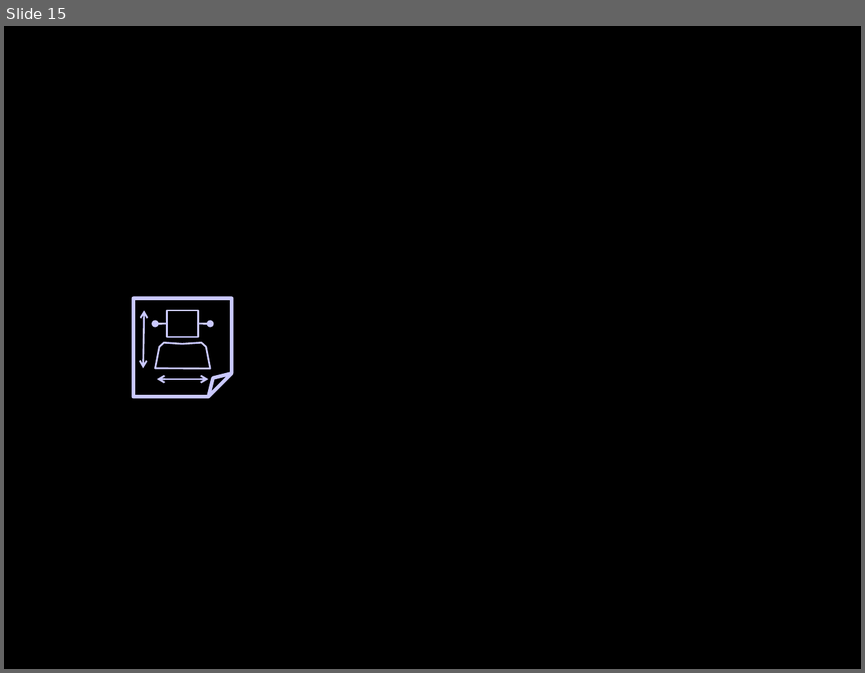
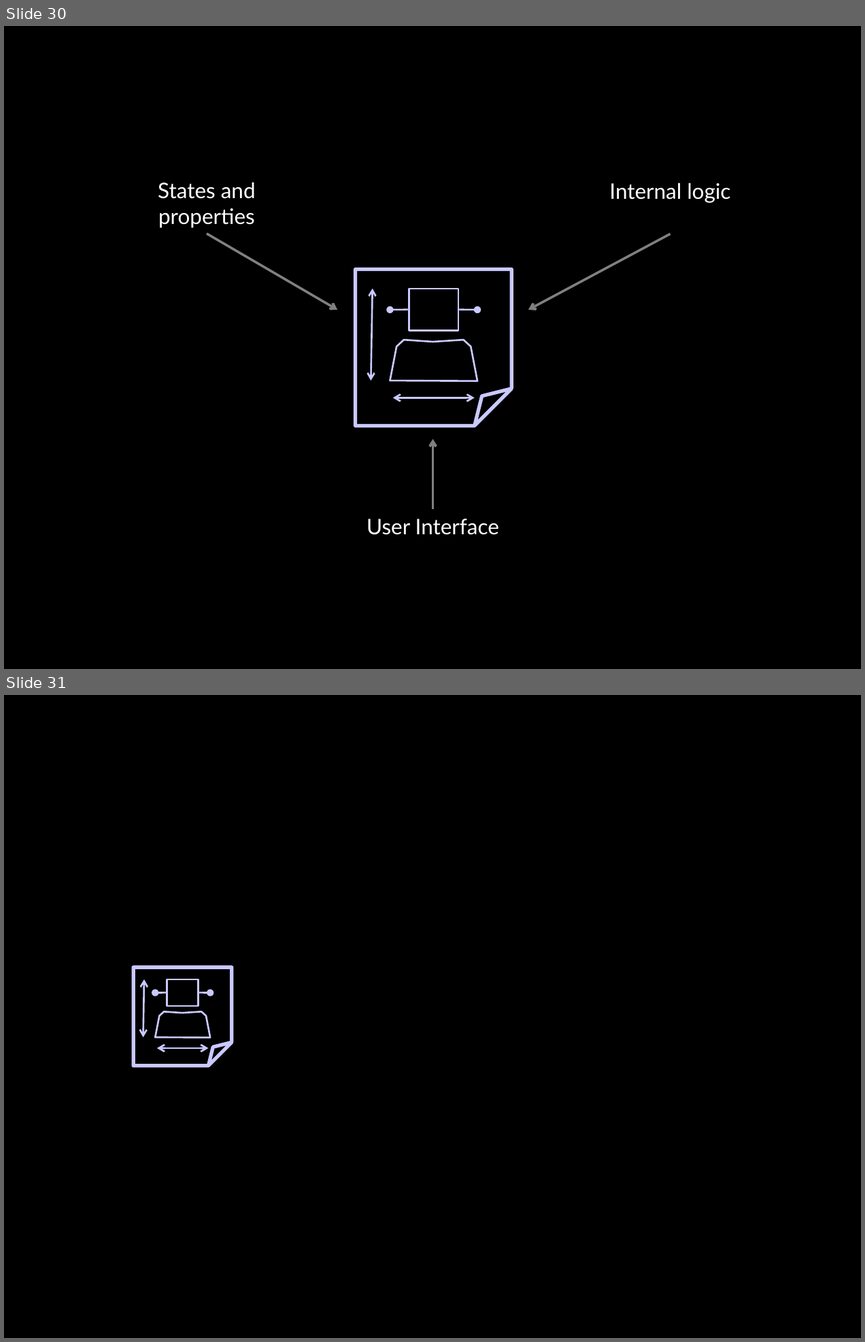
Before and after one commit to socketwench/OOPforObjectHaters, a slide deck: src/OOPforObjectHaters.pptx. Shown one above the other, each under a label of ours: slide 15 before the commit, slides 30 and 31 after it. The pictures are 865x673 and 865x1342 pixels, drawn with LibreOffice and Linux fonts; fonts in the diff are those of the drawing. Boxes give left, top, right and bottom in pixels: in the first picture for what was removed or moved away, otherwise in the second. Text is boxed around its words. In the diff, an @@ line names an element or a change of style, - is before the commit and + after.

```diff
--- a/src/OOPforObjectHaters.pptx
+++ b/src/OOPforObjectHaters.pptx
@@ slide 30 added at (x1=4, y1=26, x2=861, y2=669), background #000000 @@
@@ text added at (x1=158, y1=182, x2=256, y2=228), 18 pt, text #FFFFFF @@
+States and properties
@@ text added at (x1=609, y1=182, x2=730, y2=203), 18 pt, text #FFFFFF @@
+Internal logic
@@ arrow added from (206, 233) to (337, 310), #808080 2 pt @@
@@ arrow added from (670, 234) to (528, 310), #808080 2 pt @@
@@ group added at (x1=356, y1=269, x2=511, y2=425): 2 arrows, 2 double arrows, 1 folded corner, 1 rectangle, 1 freeform shape @@
@@ arrow added from (432, 508) to (432, 439), #808080 2 pt @@
@@ text added at (x1=366, y1=518, x2=499, y2=535), 18 pt, text #FFFFFF @@
+User Interface
@@ what was slide 15 is now slide 31 @@
```
Also in this commit, not shown: 16 other slides added, 1 slide removed, 1 other file.
